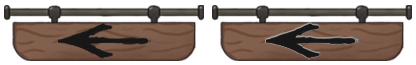
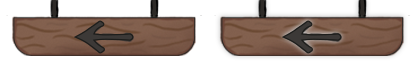
Layer changes from the first 416×65 image to the second:
added group "Frame_2_bis" with 2 layers above "Frame_1_bis" over [214, 0, 411, 56]
added layer "fleche_v2" (1st of 2, in "Frame_2_bis") in group "Frame_2_bis" over [282, 20, 342, 54]
added layer "bouton_retour_v2" (1st of 2, in "Frame_2_bis") in group "Frame_2_bis" over [214, 0, 411, 56]
added group "Frame_1_bis" with 2 layers above "Frame_2" over [6, 0, 203, 56]
added layer "fleche_v2" (2nd of 2, in "Frame_1_bis") in group "Frame_1_bis" over [74, 20, 134, 54]
added layer "bouton_retour_v2" (2nd of 2, in "Frame_1_bis") in group "Frame_1_bis" over [6, 0, 203, 56]
hid group "Frame_2" (2 layers) over [212, 5, 412, 61]
hid group "Frame_1" (2 layers) over [4, 5, 204, 61]
